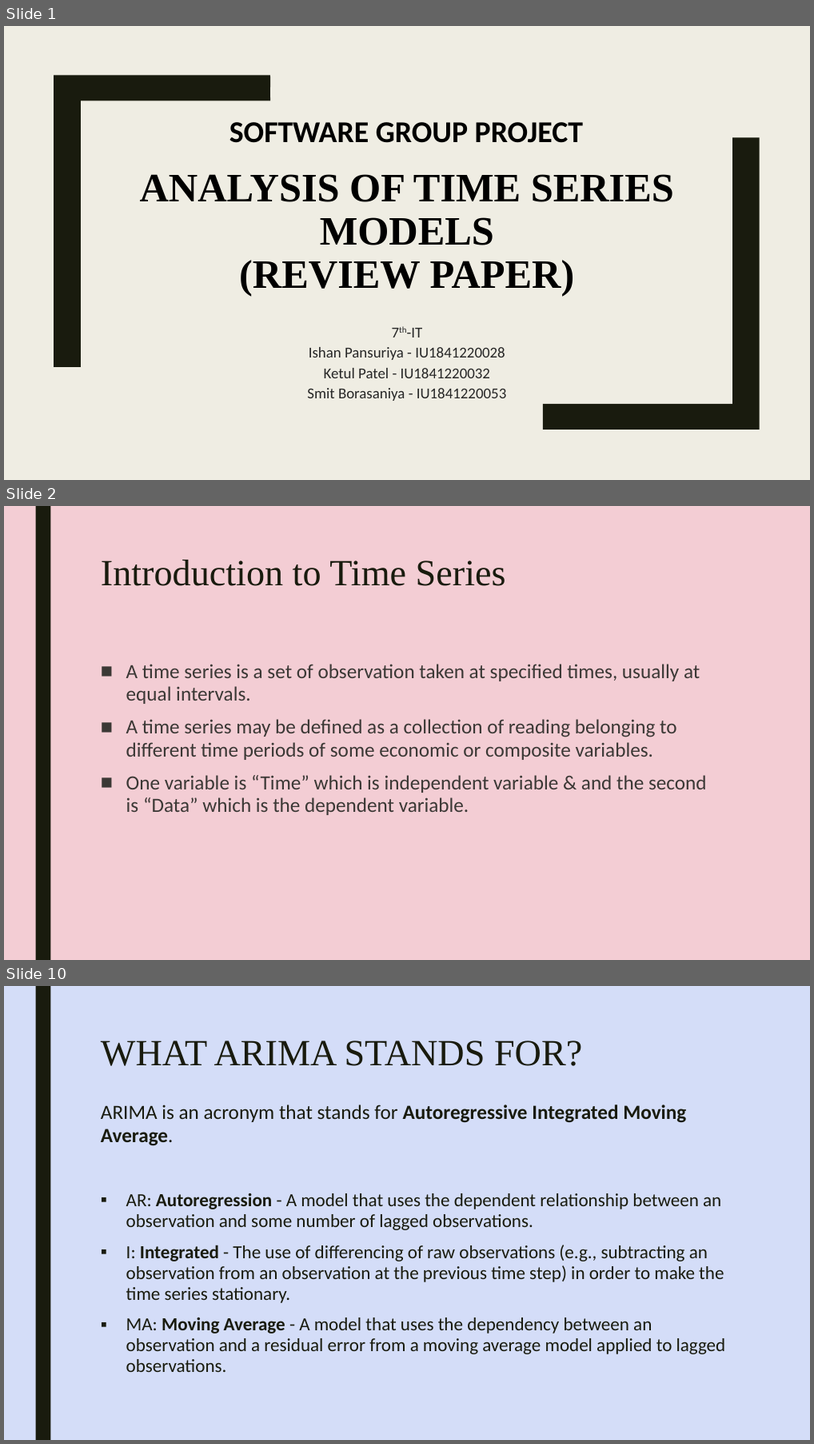
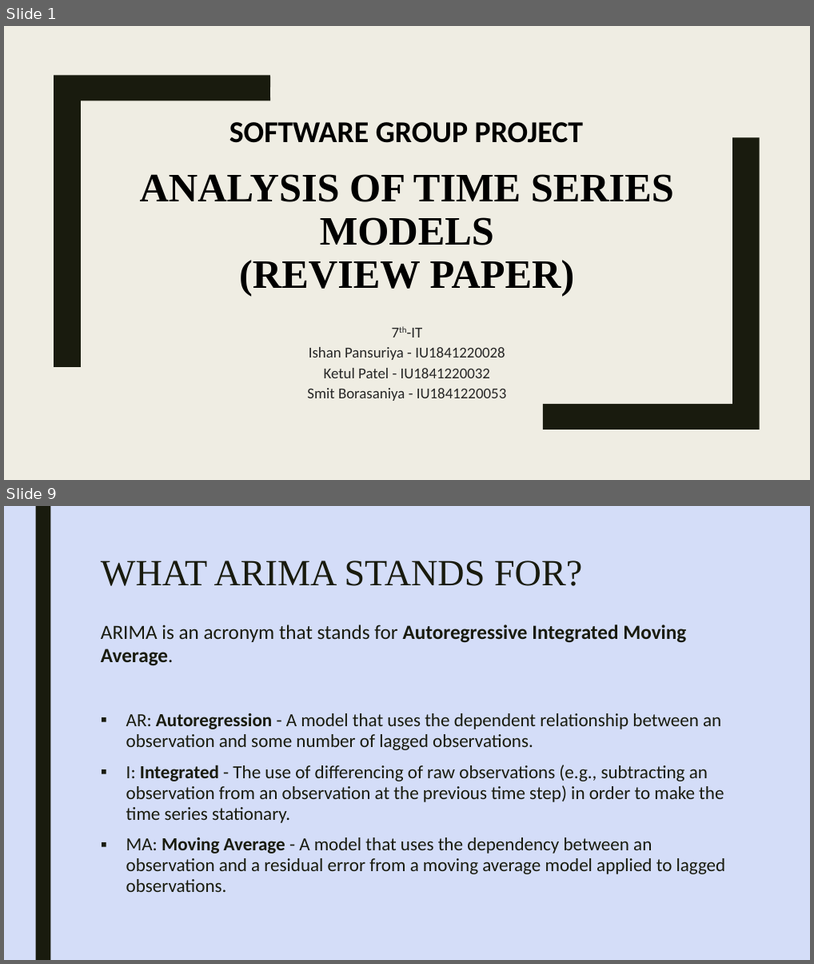
Before and after one commit to smit53/Review-Paper_ARIMA-Model, a slide deck: review paper/Time series analysis.pptx. Shown one above the other, each under a label of ours: slides 1, 2 and 10 before the commit, slides 1 and 9 after it; the slides between them are not shown. The pictures are 814x1444 and 814x964 pixels, drawn with LibreOffice and Linux fonts; fonts in the diff are those of the drawing. Boxes give left, top, right and bottom in pixels: in the first picture for what was removed or moved away, otherwise in the second. Text is boxed around its words. In the diff, an @@ line names an element or a change of style, - is before the commit and + after.

```diff
--- a/review paper/Time series analysis.pptx
+++ b/review paper/Time series analysis.pptx
@@ slide 2 removed at [4, 506, 810, 960], background #F3CDD4; not listed: 1 template element that a slide beside it also shows @@
@@ title removed at [101, 560, 506, 586] @@
-Introduction to Time Series
@@ text removed at [126, 664, 707, 815] @@
-■ A time series is a set of observation taken at specified times, usually at equal intervals.
-■ A time series may be defined as a collection of reading belonging to different time periods of some economic or composite variables.
-■ One variable is “Time” which is independent variable & and the second is “Data” which is the dependent variable.
@@ what was slide 10 is now slide 9 @@
```
Also in this commit, not shown: 8 slides changed, 5 slides added, 3 other slides removed, 3 other files.
